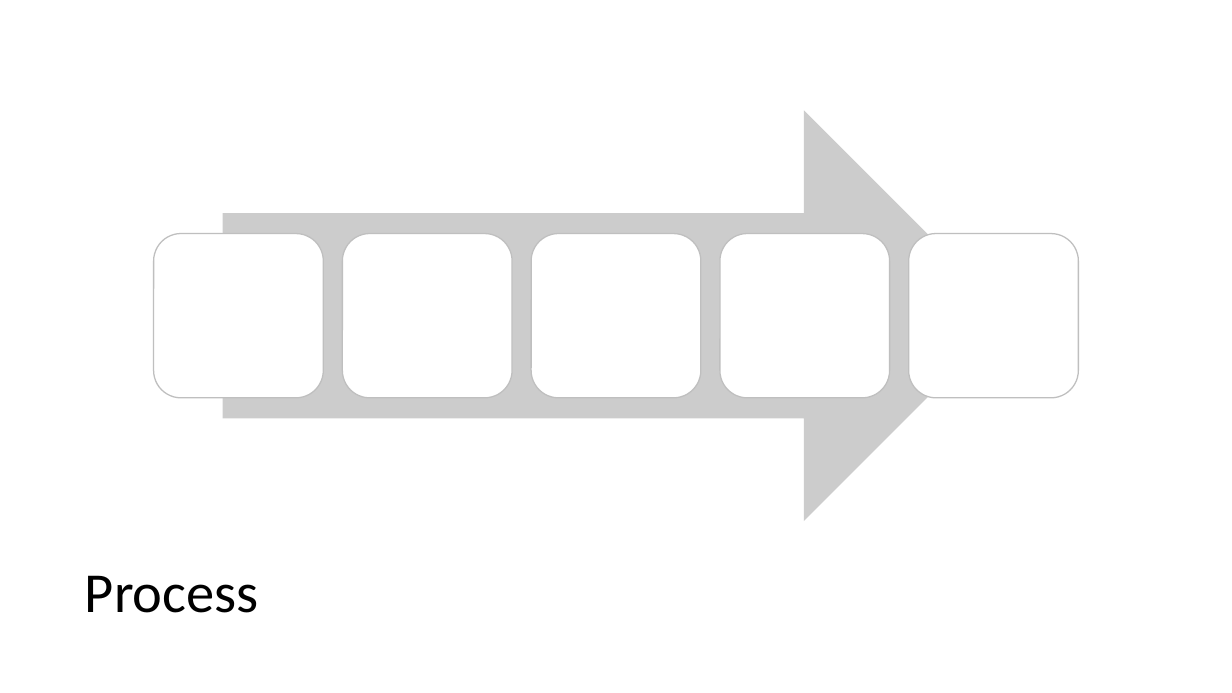
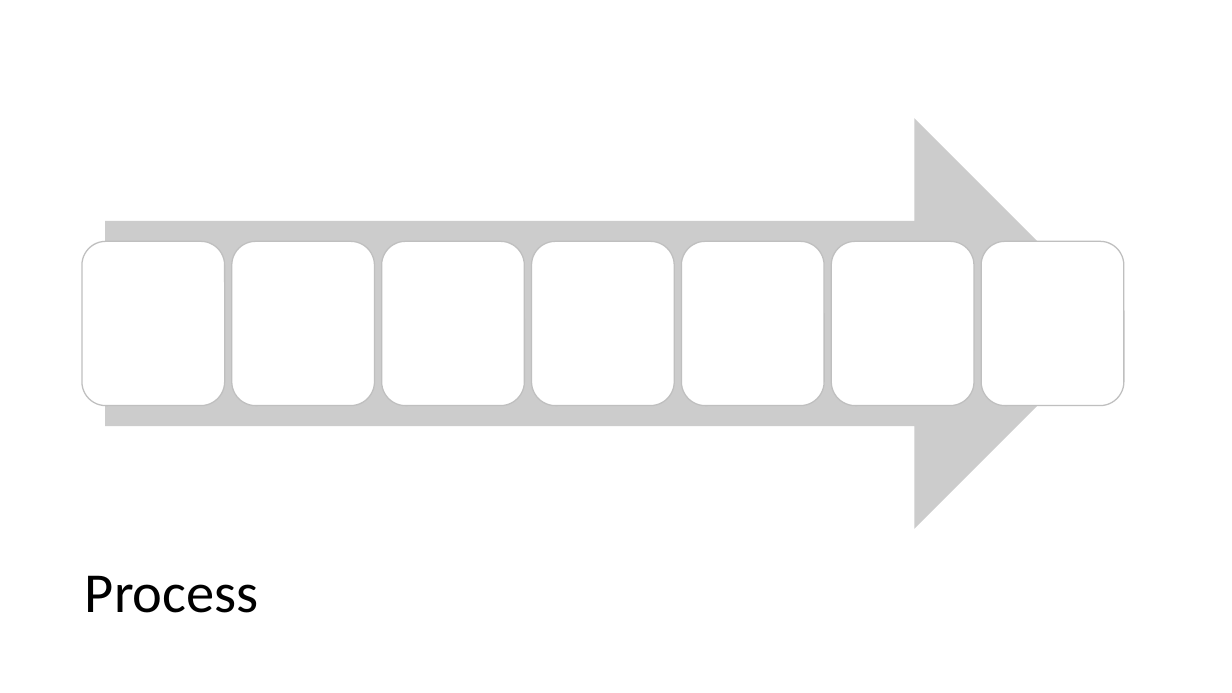
Before and after one commit to petezh/RR-NLP-Tools, a slide deck: slide 4 of predicates/predicates presentation.pptx. Drawn at 1232x693 pixels with LibreOffice and Linux fonts; fonts in the diff are those of the drawing. Boxes give left, top, right and bottom in pixels: in the first picture for what was removed or moved away, otherwise in the second. Text is boxed around its words. In the diff, an @@ line names an element or a change of style, - is before the commit and + after.

```diff
--- a/predicates/predicates presentation.pptx
+++ b/predicates/predicates presentation.pptx
@@ right arrow: place and size @@
-right arrow at [223,110,1009,520]
+right arrow at [105,118,1120,529]
@@ rounded rectangle added at [82,241,225,406], fill #FFFFFF, outline #BFBFBF 1 pt @@
@@ rounded rectangle: place and size @@
-rounded rectangle at [153,234,323,398]
+rounded rectangle at [232,241,374,406]
@@ rounded rectangle: place and size @@
-rounded rectangle at [343,234,513,398]
+rounded rectangle at [382,241,524,406]
@@ rounded rectangle: place and size @@
-rounded rectangle at [531,234,701,398]
+rounded rectangle at [531,241,674,406]
@@ rounded rectangle: place and size @@
-rounded rectangle at [720,234,890,398]
+rounded rectangle at [681,241,823,406]
@@ rounded rectangle added at [832,241,974,406], fill #FFFFFF, outline #BFBFBF 1 pt @@
@@ rounded rectangle: place and size @@
-rounded rectangle at [909,234,1079,398]
+rounded rectangle at [982,241,1124,406]
```
Also in this commit, not shown: 15 other slides changed, 3 slides added, 1 slide removed, 14 other files.
